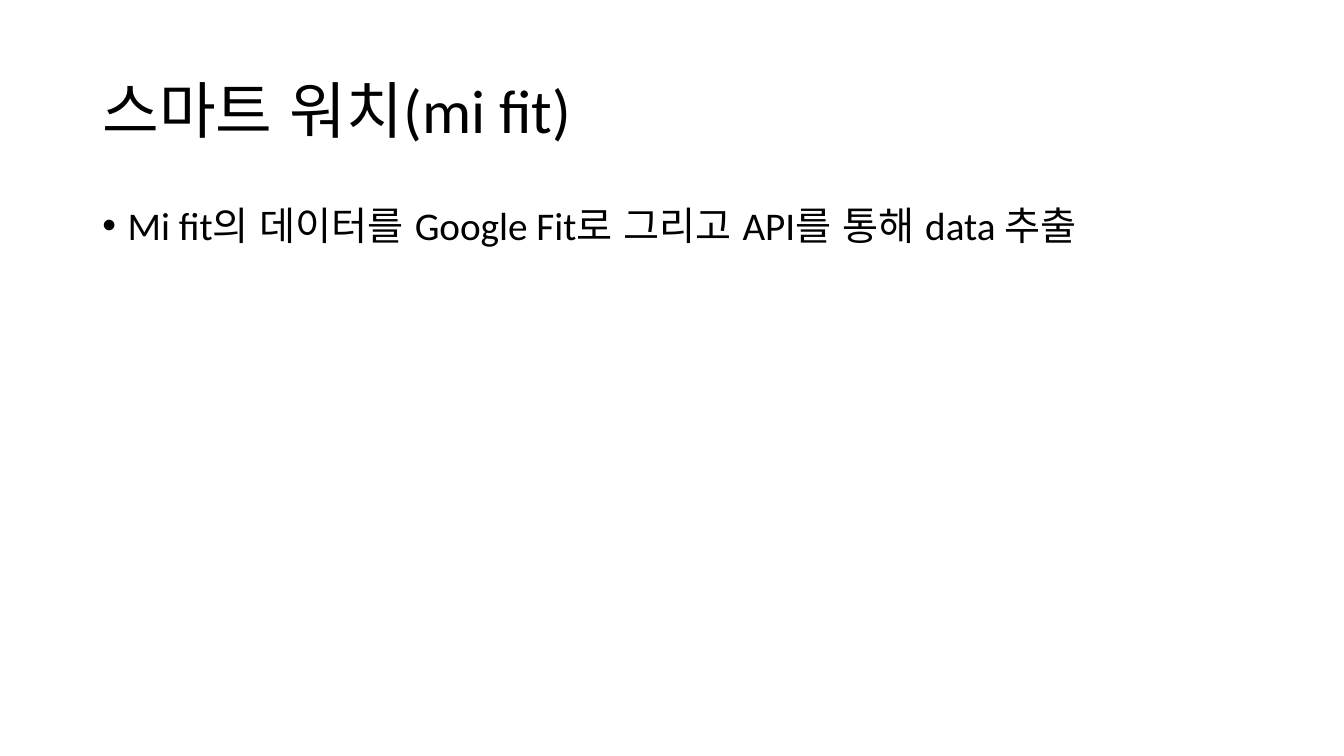
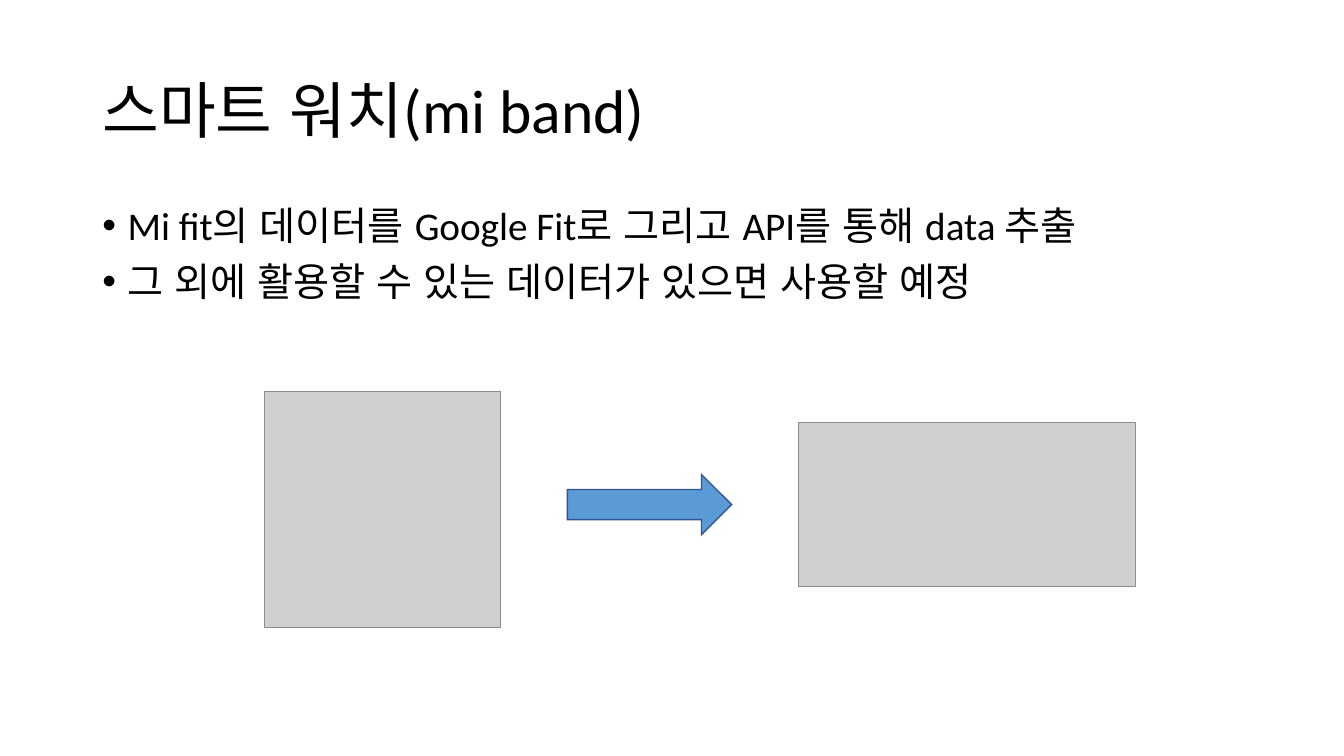
Before and after one commit to headring/Sleeptionary, a slide deck: slide 5 of Sleeping_Analysis.pptx. Drawn at 1344x756 pixels with LibreOffice and Linux fonts; fonts in the diff are those of the drawing; grey boxes stand for pictures. Boxes give left, top, right and bottom in pixels: in the first picture for what was removed or moved away, otherwise in the second. Text is boxed around its words. In the diff, an @@ line names an element or a change of style, - is before the commit and + after.

```diff
--- a/Sleeping_Analysis.pptx
+++ b/Sleeping_Analysis.pptx
@@ title at (102, 82, 644, 142): text changed @@
-스마트 워치(mi fit)
+스마트 워치(mi band)
@@ text at (128, 263, 971, 299): paragraph added @@
+• 그 외에 활용할 수 있는 데이터가 있으면 사용할 예정
@@ picture added at (264, 391, 500, 627) @@
@@ picture added at (799, 422, 1135, 588) @@
@@ right arrow added at (568, 475, 732, 535), fill #5B9BD5, outline #325491 1 pt @@
```
Also in this commit, not shown: 5 other slides changed, 2 slides added, 1 slide removed.
